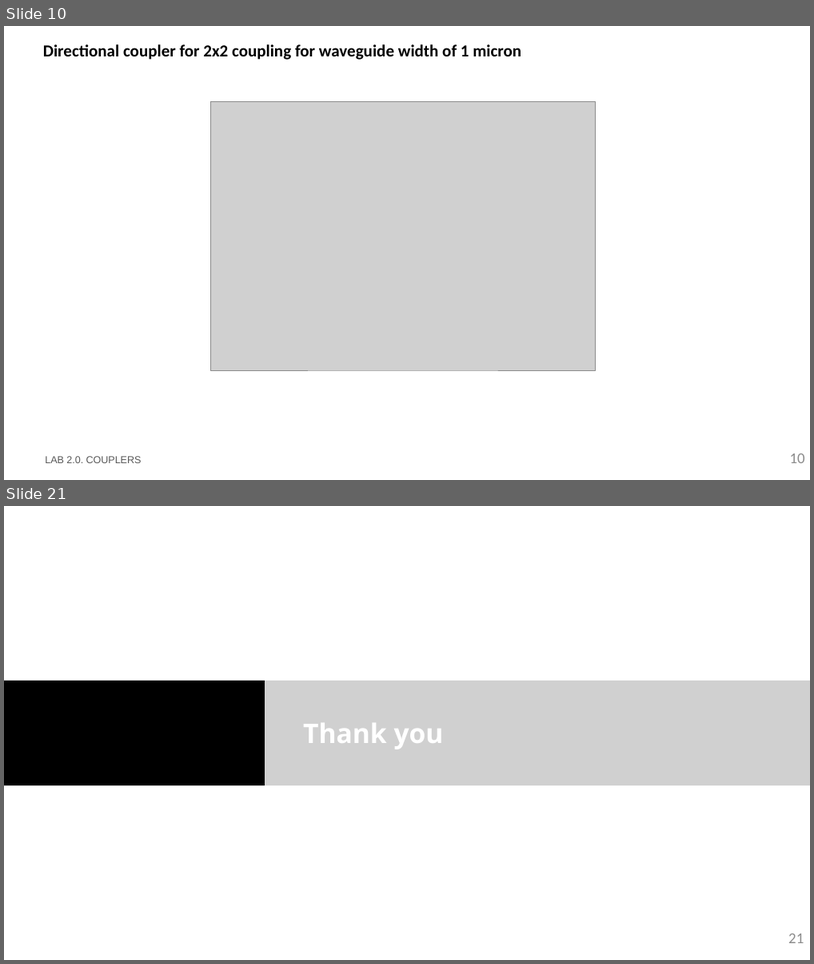
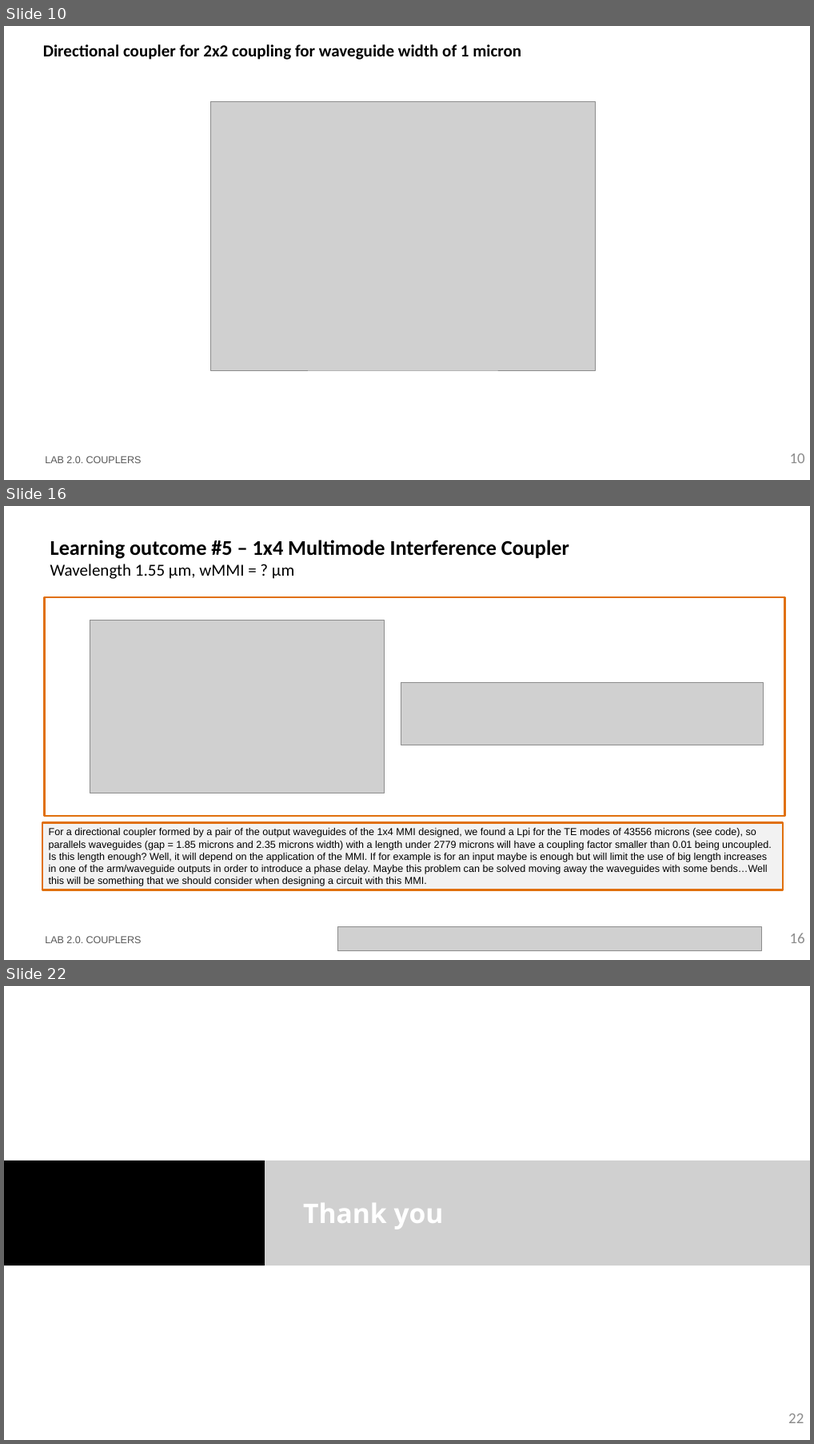
Before and after one commit to DBAEASE/pic-upv-lab2, a slide deck: LabBook_20.pptx. Shown one above the other, each under a label of ours: slides 10 and 21 before the commit, slides 10, 16 and 22 after it; the slides between them are not shown. The pictures are 814x964 and 814x1444 pixels, drawn with LibreOffice and Linux fonts; fonts in the diff are those of the drawing; grey boxes stand for pictures; background and template pictures are left out. Boxes give left, top, right and bottom in pixels: in the first picture for what was removed or moved away, otherwise in the second. Text is boxed around its words. In the diff, an @@ line names an element or a change of style, - is before the commit and + after.

```diff
--- a/LabBook_20.pptx
+++ b/LabBook_20.pptx
@@ slide 16 added at (4, 506, 810, 960), background #FFFFFF @@
@@ title added at (50, 540, 570, 579), 25 pt, text #000000, bold @@
+Learning outcome #5 – 1x4 Multimode Interference Coupler
+Wavelength 1.55 µm, wMMI = ? µm
@@ rectangle added at (45, 597, 786, 816), outline #E0700D 2.25 pt @@
@@ picture added at (90, 620, 385, 793) @@
@@ picture added at (402, 683, 764, 745) @@
@@ rectangle added at (42, 822, 784, 889), fill #F2F2F2, outline #E0700D 2.25 pt, 12 pt, text #000000 @@
+For a directional coupler formed by a pair of the output waveguides of the 1x4 MMI designed, we found a Lpi for the TE modes of 43556 microns (see code), so parallels waveguides (gap = 1.85 microns and 2.35 microns width) with a length under 2779 microns will have a coupling factor smaller than 0.01 being uncoupled. Is this length enough? Well, it will depend on the application of the MMI. If for example is for an input maybe is enough but will limit the use of big length increases in one of the arm/waveguide outputs in order to introduce a phase delay. Maybe this problem can be solved moving away the waveguides with some bends…Well this will be something that we should consider when designing a circuit with this MMI.
@@ text added at (45, 936, 142, 943), 12 pt, text #585858 @@
+LAB 2.0. COUPLERS
@@ picture added at (338, 927, 762, 951) @@
@@ page number added at (790, 932, 806, 943), 18 pt, text #8C8C8C @@
+16
@@ what was slide 21 is now slide 22 @@
@@ page number at (789, 1413, 804, 1423): text changed @@
-21
+22
```
Also in this commit, not shown: 11 slides changed, 1 other slide added, 1 slide removed, 1 other file.
